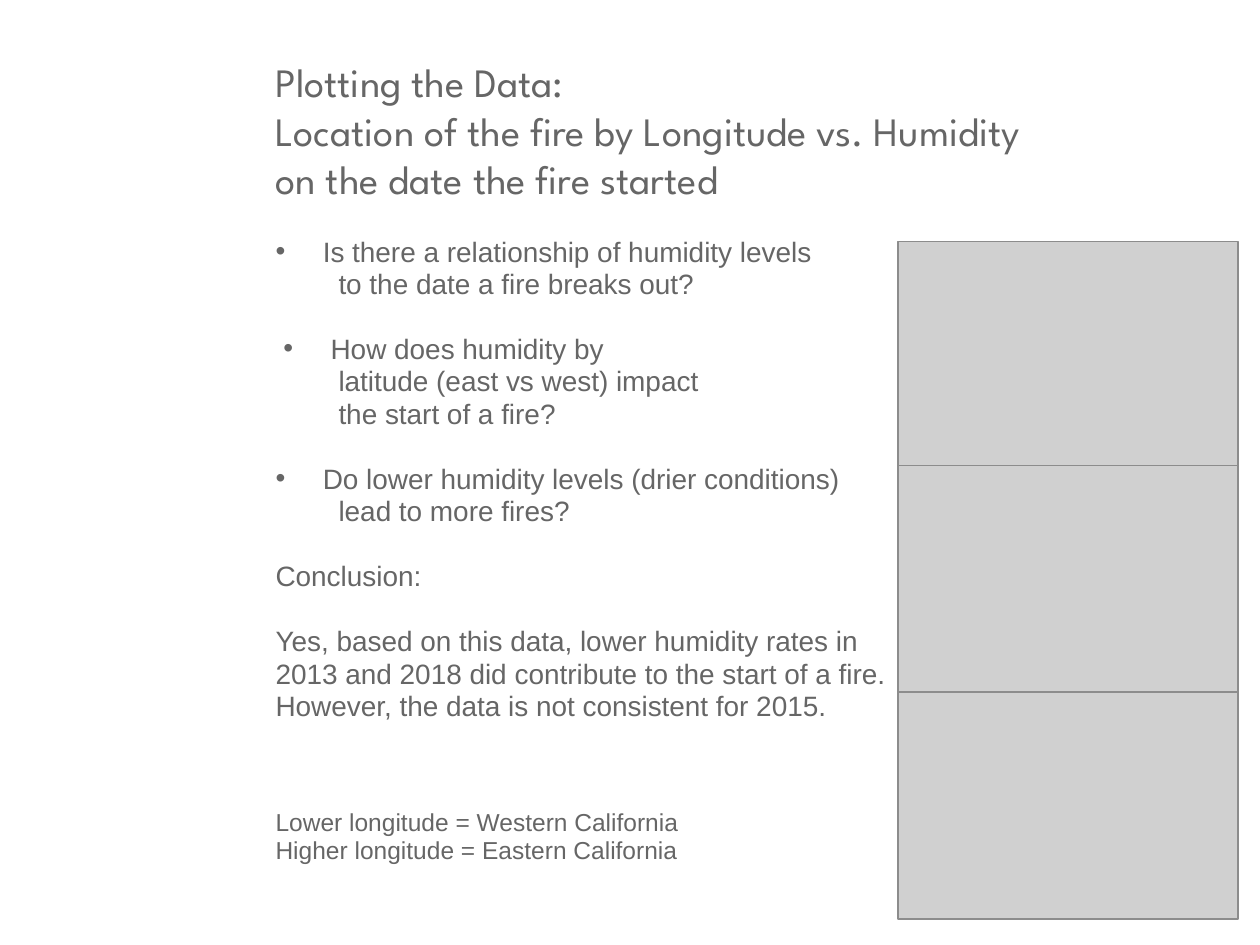
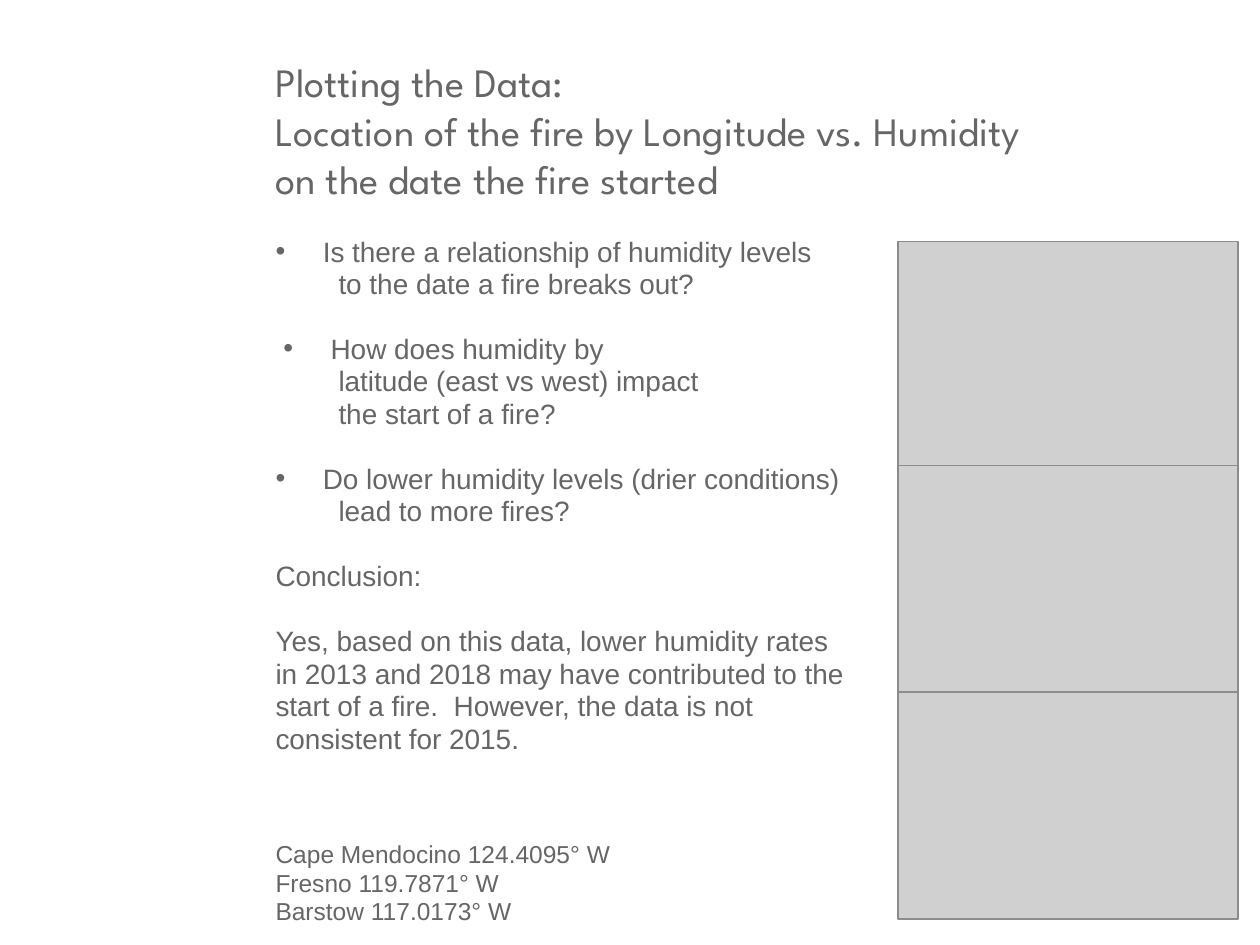
Before and after one commit to hockeylori/project1repo, a slide deck: slide 10 of ppt_writeup/Team7Project.pptx. Drawn at 1260x945 pixels with LibreOffice and Linux fonts; fonts in the diff are those of the drawing; grey boxes stand for pictures; background and template pictures are left out. Boxes give left, top, right and bottom in pixels: in the first picture for what was removed or moved away, otherwise in the second. Text is boxed around its words. In the diff, an @@ line names an element or a change of style, - is before the commit and + after.

Commit message:
adding updated PPT

```diff
--- a/ppt_writeup/Team7Project.pptx
+++ b/ppt_writeup/Team7Project.pptx
@@ text at bbox=[276, 630, 844, 920]: text changed @@
-Yes, based on this data, lower humidity rates in
-2013 and 2018 did contribute to the start of a fire.
-However, the data is not consistent for 2015.
-Lower longitude = Western California
-Higher longitude = Eastern California
+Yes, based on this data, lower humidity rates
+in 2013 and 2018 may have contributed to the
+start of a fire. However, the data is not
+consistent for 2015.
+Cape Mendocino 124.4095° W
+Fresno 119.7871° W
+Barstow 117.0173° W
```
Also in this commit, not shown: 6 other slides changed, 1 other file.
